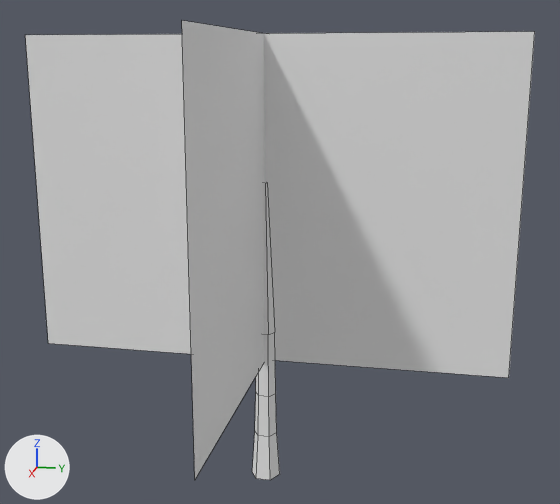
One commit to the FBX model Assets/Models/Max_Models/Tree.fbx: the scene before it, then after it.
Rendered twice from a 50 mm camera at (11.07, 2.44, 6.44) aimed at (-0.1, 0.21, 3.65). The lights are fixed; the arrows at lower left show +X, +Y and +Z. Mesh edges are drawn as thin lines. Where no turn or scale is listed for an object, it has been applied to the vertices.

The older version as bpy lines, for what is in view:
```python
me_平面_001 = bpy.data.meshes.new('平面.001')
me_平面_001.from_pydata(...)  # 38 vertices, 28 faces; spans x -3.65..3.65, y -3.65..3.65, z -3.88..2.95
me_平面_001.materials.append(mat_tree)  # its picture is missing
ob_tree = bpy.data.objects.new('Tree', me_平面_001)
ob_tree.location = (0.0, 0.0, 3.88)
```
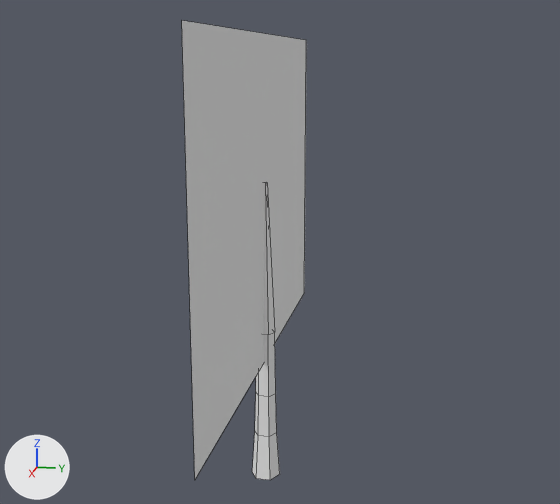
Boxes [x1, y1, x2, y2] around the edits, measured in the pictures (560 x 504 px):
'Tree', reshaped (76% narrower): before [25, 21, 535, 480]; after [182, 21, 306, 480]
part 1 of me_平面_001, deleted: before [25, 32, 535, 378]

The change, as a diff of the scene's bpy script:
```diff
--- a/Assets/Models/Max_Models/Tree.fbx.py
+++ b/Assets/Models/Max_Models/Tree.fbx.py
@@ me_平面_001 @@
 me_平面_001.from_pydata(...)  # 38 vertices, 28 faces; spans x -3.65..3.65, y -3.65..3.65, z -3.88..2.95
 # used by ob_tree; location = (0.0, 0.0, 3.88)
+# me_平面_001 part 1: the loose piece of 4 vertices spanning x 0.0, y -3.65..3.65, z -1.93..2.95 is deleted
 me_平面_001.materials.append(mat_tree)
```
